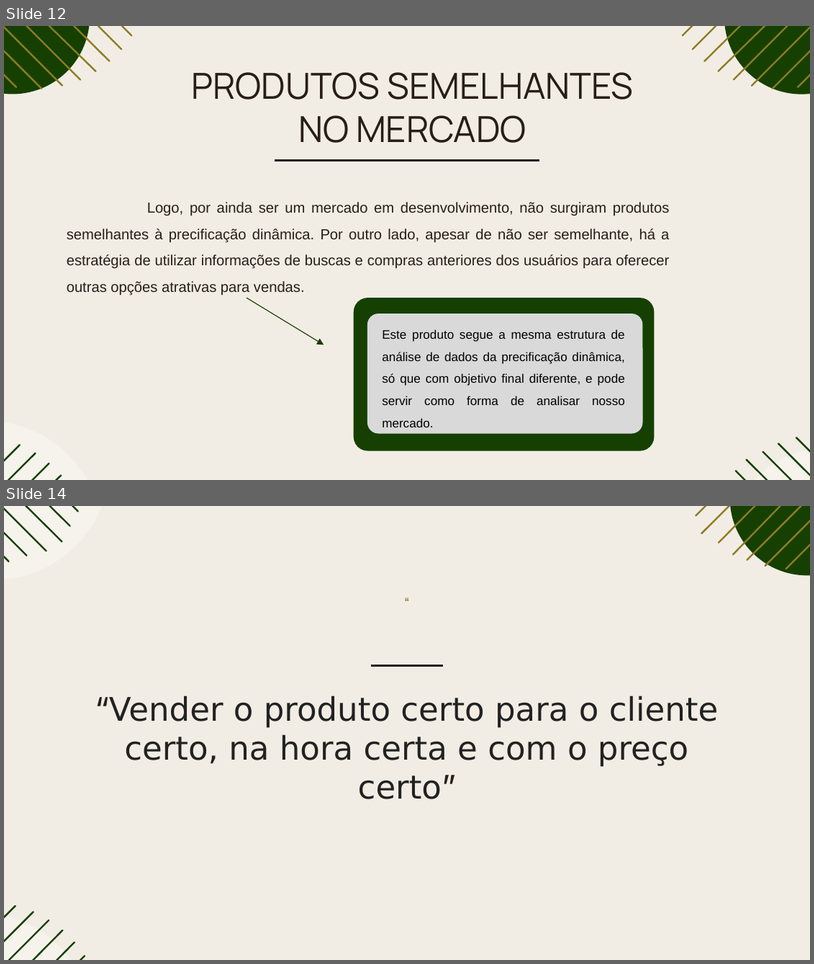
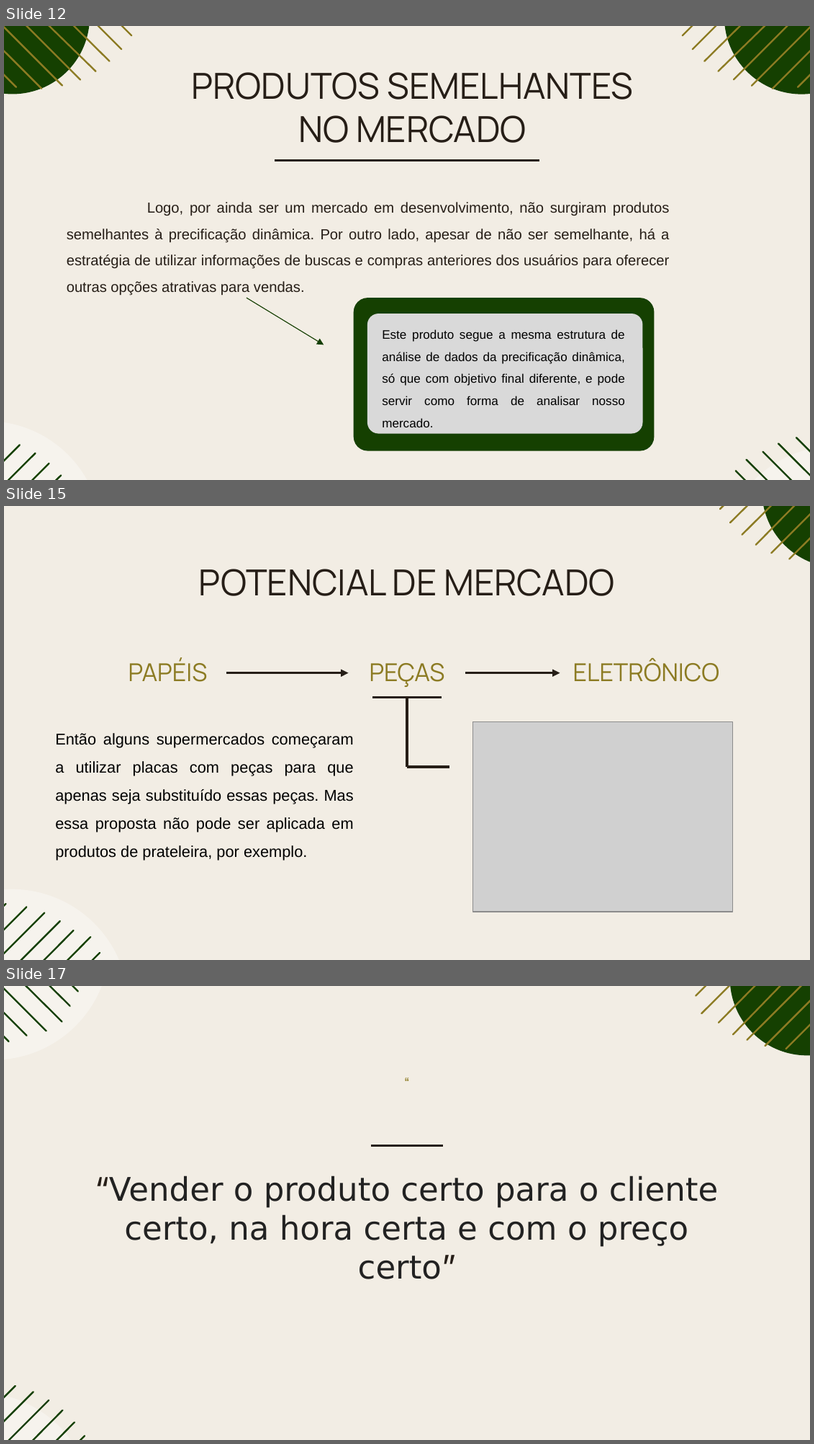
Before and after one commit to rafaellabastos/challenge-pitch-qa, a slide deck: Pitch-SavvyFix.pptx. Shown one above the other, each under a label of ours: slides 12 and 14 before the commit, slides 12, 15 and 17 after it; the slides between them are not shown. The pictures are 814x964 and 814x1444 pixels, drawn with LibreOffice and Linux fonts; fonts in the diff are those of the drawing; grey boxes stand for pictures. Boxes give left, top, right and bottom in pixels: in the first picture for what was removed or moved away, otherwise in the second. Text is boxed around its words. In the diff, an @@ line names an element or a change of style, - is before the commit and + after.

Commit message:
Slide que mostra o potencial de expansão do mercado

```diff
--- a/Pitch-SavvyFix.pptx
+++ b/Pitch-SavvyFix.pptx
@@ slide 15 added at [4, 506, 810, 960], background #F2EDE4 @@
@@ group added at [720, 506, 810, 568]: 6 freeform shapes, 1 ellipse @@
@@ title added at [199, 569, 615, 596], 32 pt, text #261E17 @@
+POTENCIAL DE MERCADO
@@ text added at [129, 658, 208, 682], 22 pt, text #8C7B23 @@
+PAPÉIS
@@ arrow added from (226, 673) to (348, 673), #261E17 2.25 pt @@
@@ text added at [370, 663, 445, 687], 22 pt, text #8C7B23 @@
+PEÇAS
@@ arrow added from (466, 673) to (561, 673), #261E17 2.25 pt @@
@@ text added at [574, 658, 720, 682], 22 pt, text #8C7B23 @@
+ELETRÔNICO
@@ line added from (373, 697) to (442, 697), #261E17 2.25 pt @@
@@ line added from (407, 697) to (407, 767), #261E17 2.25 pt @@
@@ text added at [55, 733, 354, 860], 14 pt, text #000000 @@
+Então alguns supermercados começaram a utilizar placas com peças para que apenas seja substituído essas peças. Mas essa proposta não pode ser aplicada em produtos de prateleira, por exemplo.
@@ picture added at [473, 722, 733, 911] @@
@@ line added from (407, 767) to (450, 767), #261E17 2.25 pt @@
@@ group added at [4, 889, 128, 960]: 7 freeform shapes, 1 ellipse @@
@@ what was slide 14 is now slide 17 @@
```
Also in this commit, not shown: 1 slide changed, 3 other slides added, 1 slide removed.
